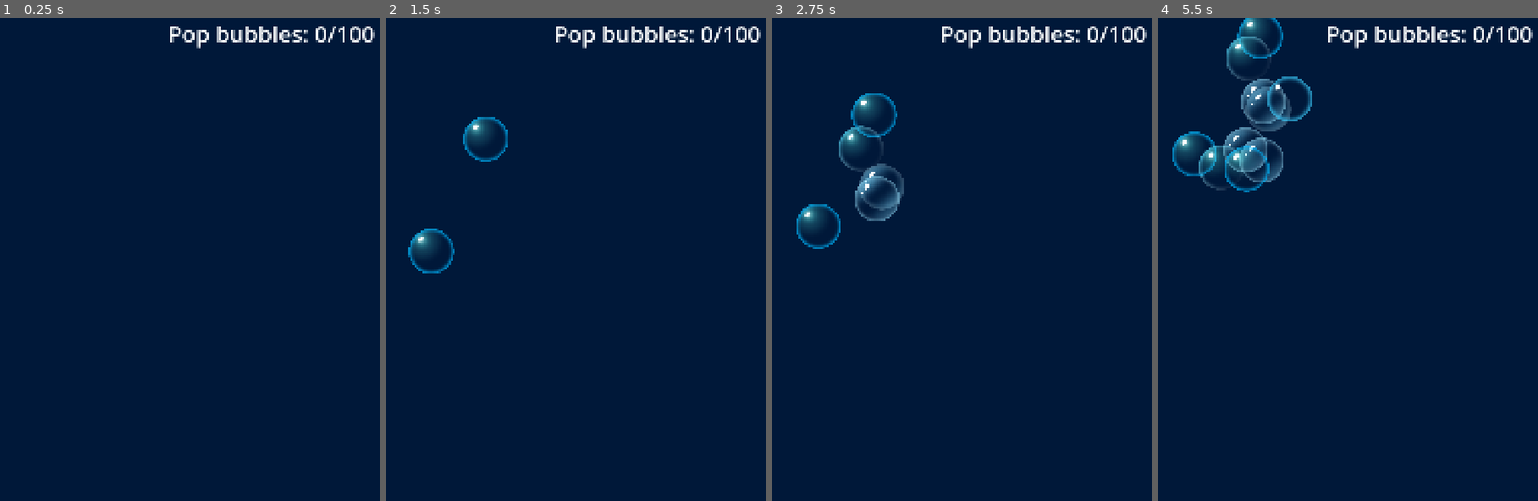
Above: before the commit, frames 1-4 (left to right).
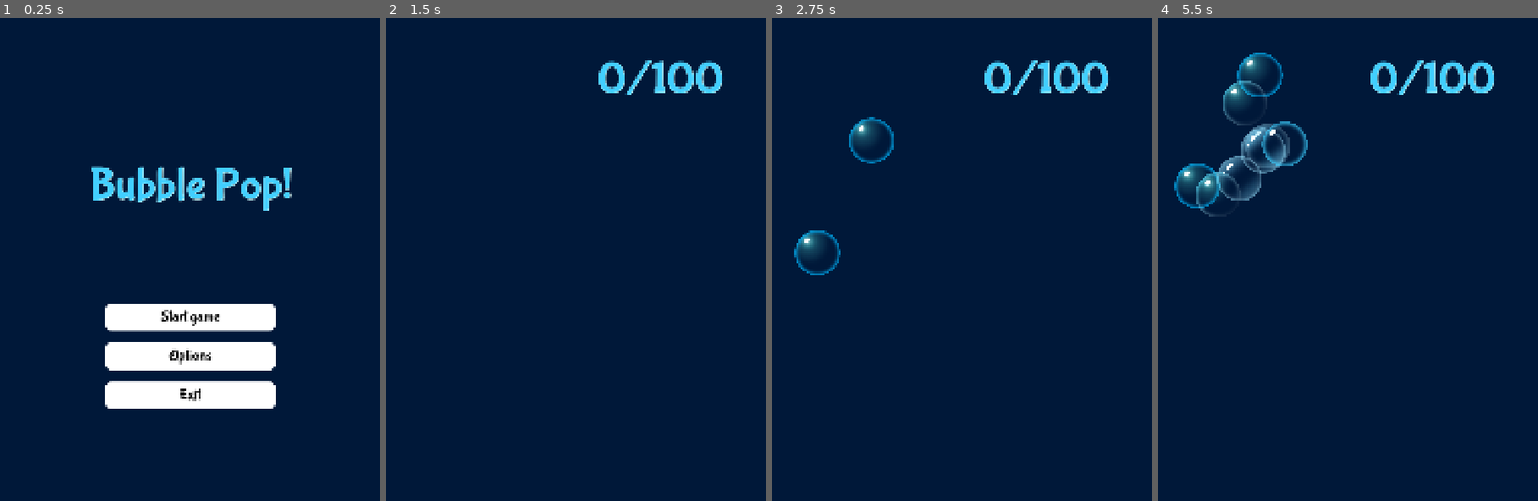
Above: after the commit, the same moments.

Repository: HybridAU/bubble-pop
Game: Godot game, scene res://main_menu.tscn
The game is run twice, just before and just after one commit, with the same random seed, the same clock (stepped at 60 frames per second) and the same inputs. Before the commit the project starts from res://levels/level_1.tscn.
Inputs (mouse positions are in pixels of both pictures, inside the frame that each line leads up to):
- Up to frame 1 (0.25 s): no input
- Up to frame 2 (1.5 s): click (576, 356) at 0.5 s, where only the run after the commit has a clickable "Options"; click (576, 317) at 1.25 s, where only the run after the commit has a clickable "Start game"
- Up to frame 3 (2.75 s): move the mouse to (1045, 322) at 2.02 s; click (1045, 322) at 2.17 s
- Up to frame 4 (5.5 s): move the mouse to (1272, 389) at 2.77 s; click (1272, 389) at 2.92 s; move the mouse to (1386, 206) at 3.52 s; click (1386, 206) at 3.67 s; move the mouse to (1329, 491) at 4.27 s; click (1329, 491) at 4.42 s; move the mouse to (1462, 457) at 5.02 s; click (1462, 457) at 5.17 s

The runs differ from the first frame. In frame 1, 11% of the frame differs, in the area x 24-99%, y 1-81%; in frame 2, 3.0%; in frame 3, 4.8%; in frame 4, 7.7%.

Commit message:
Add a main menu

Diff:
--- a/levels/level_1.tscn
+++ b/levels/level_1.tscn
@@ -1,6 +1,7 @@
 [gd_scene format=3 uid="uid://bugmhdtt5yt32"]
 
 [ext_resource type="Script" uid="uid://btsxrtwf5j0r" path="res://scripts/main.gd" id="1_vn7o3"]
+[ext_resource type="FontFile" uid="uid://l3g7clglucve" path="res://assets/Fonts/BubblegumSans-Regular.ttf" id="2_jirdo"]
 
 [node name="Level1" type="Node" unique_id=804394807]
 script = ExtResource("1_vn7o3")
@@ -17,15 +18,19 @@
 wait_time = 0.5
 autostart = true
 
-[node name="Label" type="Label" parent="." unique_id=789697414]
+[node name="ScoreLabel" type="Label" parent="." unique_id=1211637556]
 anchors_preset = 1
 anchor_left = 1.0
 anchor_right = 1.0
-offset_left = -57.0
-offset_bottom = 88.0
+offset_left = -480.0
+offset_top = 100.0
+offset_right = -124.0
+offset_bottom = 250.0
 grow_horizontal = 0
-size_flags_horizontal = 4
-theme_override_font_sizes/font_size = 64
-text = "Pop bubbles: 0/100 "
+theme_override_colors/font_color = Color(0.25309506, 0.80966485, 0.9999997, 1)
+theme_override_colors/font_shadow_color = Color(0.84705883, 0.98039216, 0.9607843, 1)
+theme_override_fonts/font = ExtResource("2_jirdo")
+theme_override_font_sizes/font_size = 128
+text = "0/100"
 
 [connection signal="timeout" from="BubbleSpawnTimer" to="." method="_on_bubble_spawn_timer_timeout"]
--- /dev/null
+++ b/main_menu.tscn
@@ -0,0 +1,134 @@
+[gd_scene format=3 uid="uid://dh5tl8iwqt6b1"]
+
+[ext_resource type="FontFile" uid="uid://l3g7clglucve" path="res://assets/Fonts/BubblegumSans-Regular.ttf" id="1_06t4h"]
+[ext_resource type="Script" uid="uid://cmraogvc30ak8" path="res://scripts/main_menu.gd" id="1_7vrkn"]
+
+[sub_resource type="StyleBoxFlat" id="StyleBoxFlat_rhts7"]
+bg_color = Color(1, 1, 1, 1)
+corner_radius_top_left = 16
+corner_radius_top_right = 16
+corner_radius_bottom_right = 16
+corner_radius_bottom_left = 16
+shadow_color = Color(0, 0, 0, 0.53333336)
+shadow_offset = Vector2(0, 4)
+
+[sub_resource type="StyleBoxFlat" id="StyleBoxFlat_06t4h"]
+bg_color = Color(0.7176471, 0.8627451, 0.85490197, 1)
+corner_radius_top_left = 16
+corner_radius_top_right = 16
+corner_radius_bottom_right = 16
+corner_radius_bottom_left = 16
+shadow_color = Color(0, 0, 0, 0.53333336)
+shadow_offset = Vector2(0, 4)
+
+[sub_resource type="StyleBoxFlat" id="StyleBoxFlat_7vrkn"]
+bg_color = Color(0.88235295, 1, 1, 1)
+corner_radius_top_left = 16
+corner_radius_top_right = 16
+corner_radius_bottom_right = 16
+corner_radius_bottom_left = 16
+shadow_color = Color(0, 0, 0, 0.53333336)
+shadow_offset = Vector2(0, 4)
+
+[sub_resource type="StyleBoxEmpty" id="StyleBoxEmpty_06t4h"]
+
+[node name="MainMenu" type="Control" unique_id=1985514406]
+layout_mode = 3
+anchors_preset = 15
+anchor_right = 1.0
+anchor_bottom = 1.0
+grow_horizontal = 2
+grow_vertical = 2
+script = ExtResource("1_7vrkn")
+
+[node name="ColorRect" type="ColorRect" parent="." unique_id=819830746]
+layout_mode = 1
+anchors_preset = 15
+anchor_right = 1.0
+anchor_bottom = 1.0
+grow_horizontal = 2
+grow_vertical = 2
+color = Color(0, 0.09411765, 0.22352941, 1)
+
+[node name="VBoxContainer" type="VBoxContainer" parent="." unique_id=1142112178]
+layout_mode = 1
+anchors_preset = 8
+anchor_left = 0.5
+anchor_top = 0.5
+anchor_right = 0.5
+anchor_bottom = 0.5
+offset_left = -240.0
+offset_top = -150.0
+offset_right = 240.0
+offset_bottom = 150.0
+grow_horizontal = 2
+grow_vertical = 2
+theme_override_constants/separation = 32
+
+[node name="StartGame" type="Button" parent="VBoxContainer" unique_id=121395525]
+layout_mode = 2
+size_flags_vertical = 3
+theme_override_colors/font_color = Color(0, 0, 0, 1)
+theme_override_colors/font_focus_color = Color(0, 0, 0, 1)
+theme_override_colors/font_pressed_color = Color(0, 0, 0, 1)
+theme_override_colors/font_hover_color = Color(0, 0, 0, 1)
+theme_override_fonts/font = ExtResource("1_06t4h")
+theme_override_font_sizes/font_size = 42
+theme_override_styles/normal = SubResource("StyleBoxFlat_rhts7")
+theme_override_styles/pressed = SubResource("StyleBoxFlat_06t4h")
+theme_override_styles/hover = SubResource("StyleBoxFlat_7vrkn")
+theme_override_styles/focus = SubResource("StyleBoxEmpty_06t4h")
+text = "Start game"
+
+[node name="Options" type="Button" parent="VBoxContainer" unique_id=1052679370]
+layout_mode = 2
+size_flags_vertical = 3
+theme_override_colors/font_color = Color(0, 0, 0, 1)
+theme_override_colors/font_focus_color = Color(0, 0, 0, 1)
+theme_override_colors/font_pressed_color = Color(0, 0, 0, 1)
+theme_override_colors/font_hover_color = Color(0, 0, 0, 1)
+theme_override_fonts/font = ExtResource("1_06t4h")
+theme_override_font_sizes/font_size = 42
+theme_override_styles/normal = SubResource("StyleBoxFlat_rhts7")
+theme_override_styles/pressed = SubResource("StyleBoxFlat_06t4h")
+theme_override_styles/hover = SubResource("StyleBoxFlat_7vrkn")
+theme_override_styles/focus = SubResource("StyleBoxEmpty_06t4h")
+text = "Options"
+
+[node name="Exit" type="Button" parent="VBoxContainer" unique_id=1736005523]
+layout_mode = 2
+size_flags_vertical = 3
+theme_override_colors/font_color = Color(0, 0, 0, 1)
+theme_override_colors/font_focus_color = Color(0, 0, 0, 1)
+theme_override_colors/font_pressed_color = Color(0, 0, 0, 1)
+theme_override_colors/font_hover_color = Color(0, 0, 0, 1)
+theme_override_fonts/font = ExtResource("1_06t4h")
+theme_override_font_sizes/font_size = 42
+theme_override_styles/normal = SubResource("StyleBoxFlat_rhts7")
+theme_override_styles/pressed = SubResource("StyleBoxFlat_06t4h")
+theme_override_styles/hover = SubResource("StyleBoxFlat_7vrkn")
+theme_override_styles/focus = SubResource("StyleBoxEmpty_06t4h")
+text = "Exit"
+
+[node name="Title" type="Label" parent="." unique_id=1637634031]
+layout_mode = 1
+anchors_preset = 8
+anchor_left = 0.5
+anchor_top = 0.5
+anchor_right = 0.5
+anchor_bottom = 0.5
+offset_left = -287.5
+offset_top = -559.0
+offset_right = 287.5
+offset_bottom = -409.0
+grow_horizontal = 2
+grow_vertical = 2
+theme_override_colors/font_color = Color(0.25309506, 0.80966485, 0.9999997, 1)
+theme_override_colors/font_shadow_color = Color(0.84705883, 0.98039216, 0.9607843, 1)
+theme_override_fonts/font = ExtResource("1_06t4h")
+theme_override_font_sizes/font_size = 128
+text = "Bubble Pop!"
+
+[connection signal="pressed" from="VBoxContainer/StartGame" to="." method="_on_start_game_pressed"]
+[connection signal="pressed" from="VBoxContainer/Options" to="." method="_on_options_pressed"]
+[connection signal="pressed" from="VBoxContainer/Exit" to="." method="_on_exit_pressed"]
--- a/project.godot
+++ b/project.godot
@@ -11,7 +11,7 @@
 [application]
 
 config/name="bubble-pop"
-run/main_scene="uid://bugmhdtt5yt32"
+run/main_scene="uid://dh5tl8iwqt6b1"
 config/features=PackedStringArray("4.6", "Mobile")
 
 [display]
--- a/scripts/main.gd
+++ b/scripts/main.gd
@@ -6,7 +6,7 @@
 var live_touch_point = touch_point.instantiate()
 var touch_position = Vector2(0,0)
 
-@onready var label: Label = $Label
+@onready var label: Label = $ScoreLabel
 var score = 0
 
 func _ready() -> void:
@@ -40,6 +40,6 @@
 
 func add_point():
 	score += 1
-	label.text = "Pop bubbles: {score}/100 ".format({"score": score})
+	label.text = "{score}/100".format({"score": score})
 	if score >= 100:
 		print("TODO: Load level 2")
--- /dev/null
+++ b/scripts/main_menu.gd
@@ -0,0 +1,12 @@
+extends Control
+
+func _on_start_game_pressed() -> void:
+	get_tree().change_scene_to_file("res://levels/level_1.tscn")
+
+
+func _on_options_pressed() -> void:
+	pass # Replace with function body.
+
+
+func _on_exit_pressed() -> void:
+	get_tree().quit()
Binary file added: assets/Fonts/BubblegumSans-Regular.ttf
Not shown, added: assets/Fonts/BubblegumSans-Regular.ttf.import
Not shown, changed: export_presets.cfg
Not shown, added: scripts/main_menu.gd.uid
Not shown, changed: README.md
